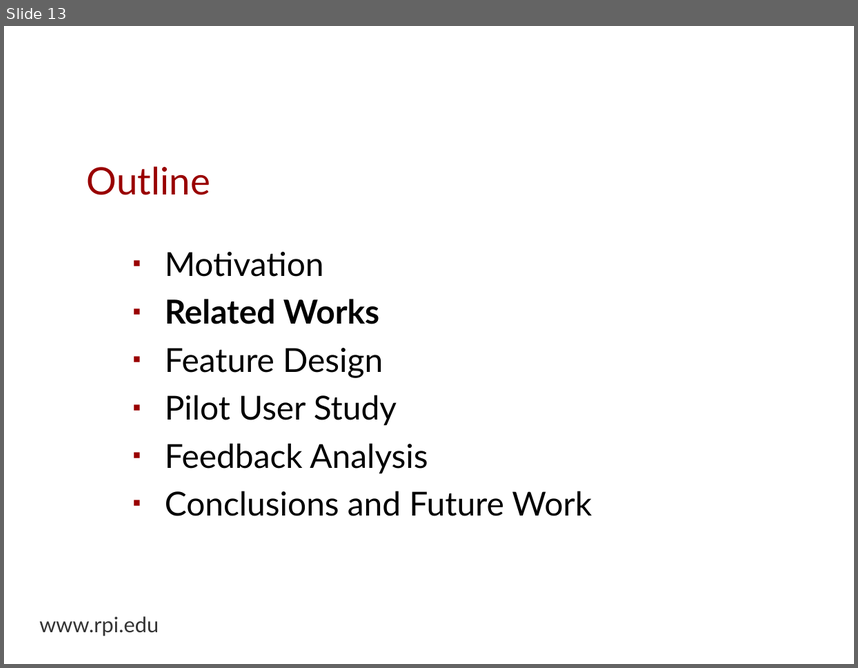
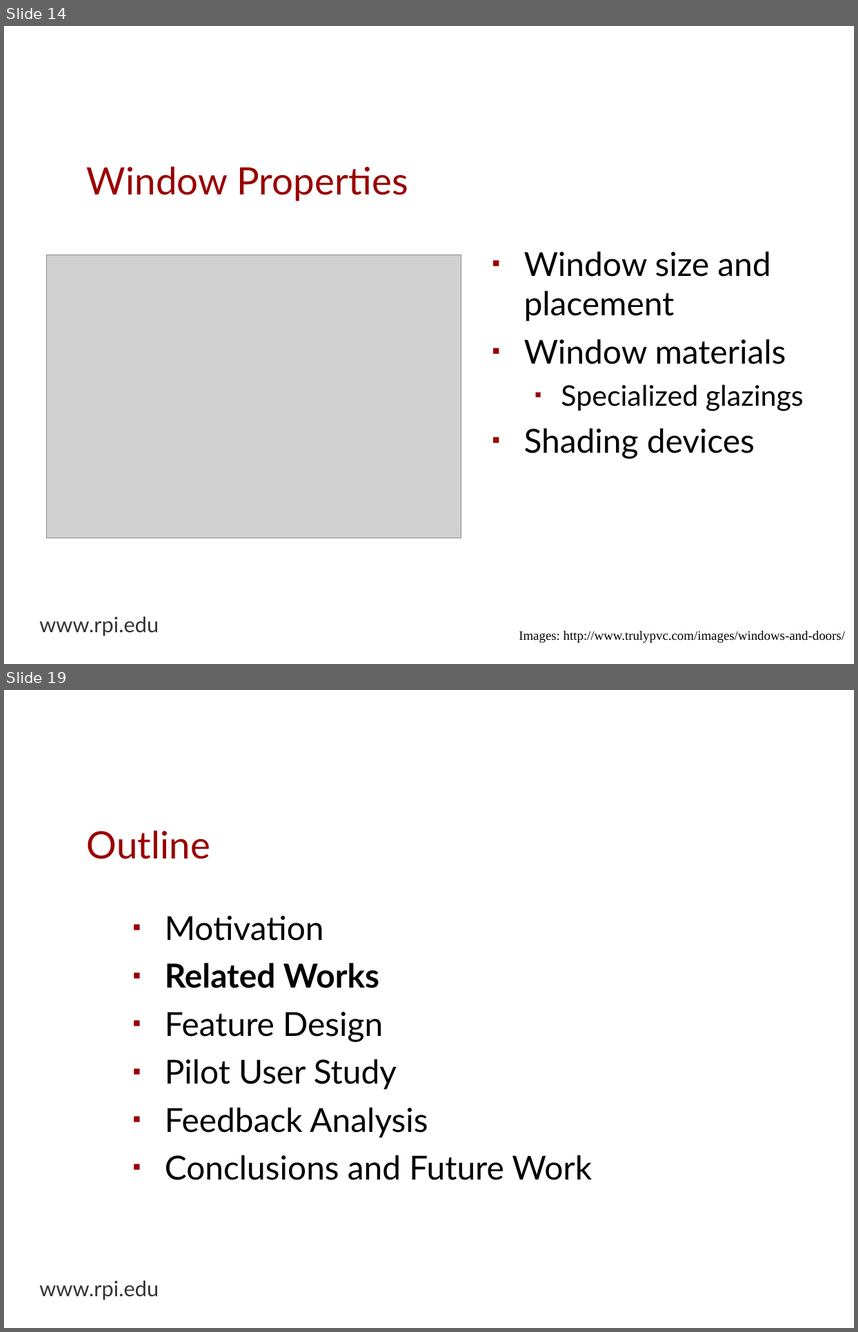
Before and after one commit to espinm2/master_presentation, a slide deck: max_espinoza.odp. Shown one above the other, each under a label of ours: slide 13 before the commit, slides 14 and 19 after it; the slides between them are not shown. The pictures are 858x668 and 858x1332 pixels, drawn with LibreOffice and Linux fonts; fonts in the diff are those of the drawing; grey boxes stand for pictures; background and template pictures are left out. Boxes give left, top, right and bottom in pixels: in the first picture for what was removed or moved away, otherwise in the second. Text is boxed around its words. In the diff, an @@ line names an element or a change of style, - is before the commit and + after.

```diff
--- a/max_espinoza.odp
+++ b/max_espinoza.odp
@@ slide 14 added at box(4, 26, 854, 664), background picture (left out); not listed: 1 template element that a slide beside it also shows @@
@@ title added at box(87, 166, 408, 201), 32 pt, text #990000 @@
+Window Properties
@@ text added at box(524, 251, 804, 459), 28 pt, text #000000 @@
+▪ Window size and placement
+▪ Window materials
+  ▪ Specialized glazings
+▪ Shading devices
@@ picture added at box(47, 254, 461, 538) @@
@@ text added at box(519, 630, 845, 642), 11 pt, text #000000 @@
+Images: http://www.trulypvc.com/images/windows-and-doors/
@@ what was slide 13 is now slide 19 @@
```
Also in this commit, not shown: 2 slides changed, 6 other slides added, 1 slide removed, 1 other file.
